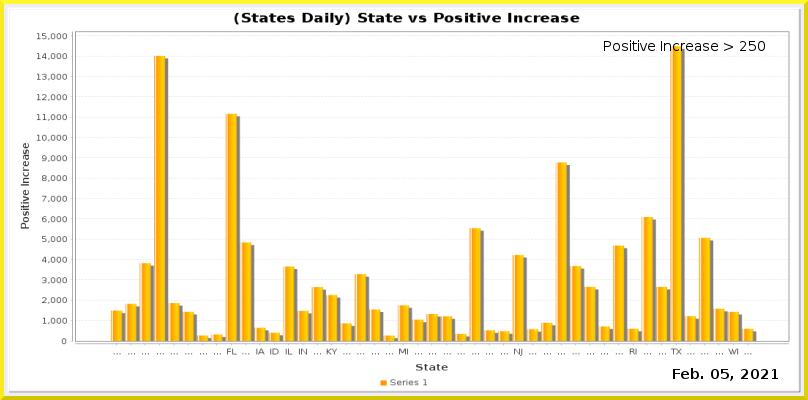
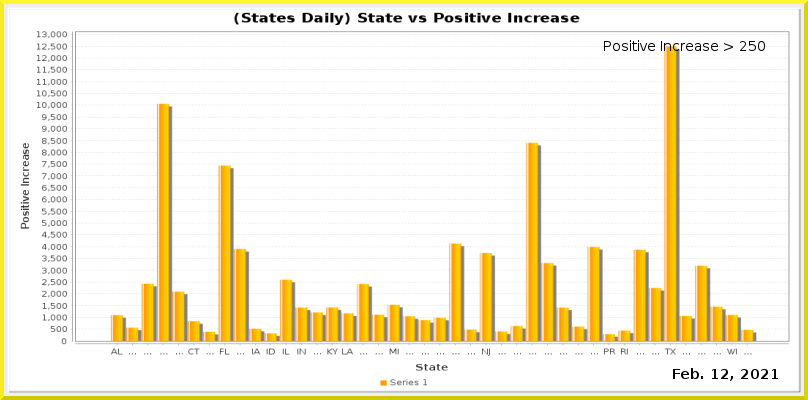
Two versions of the same layered image (808x400). Layer-by-layer changes:
painted on "Current Date" over [711, 369, 729, 379]
painted on "Date_vs_TestIncrease.png" over [36, 31, 789, 356]
